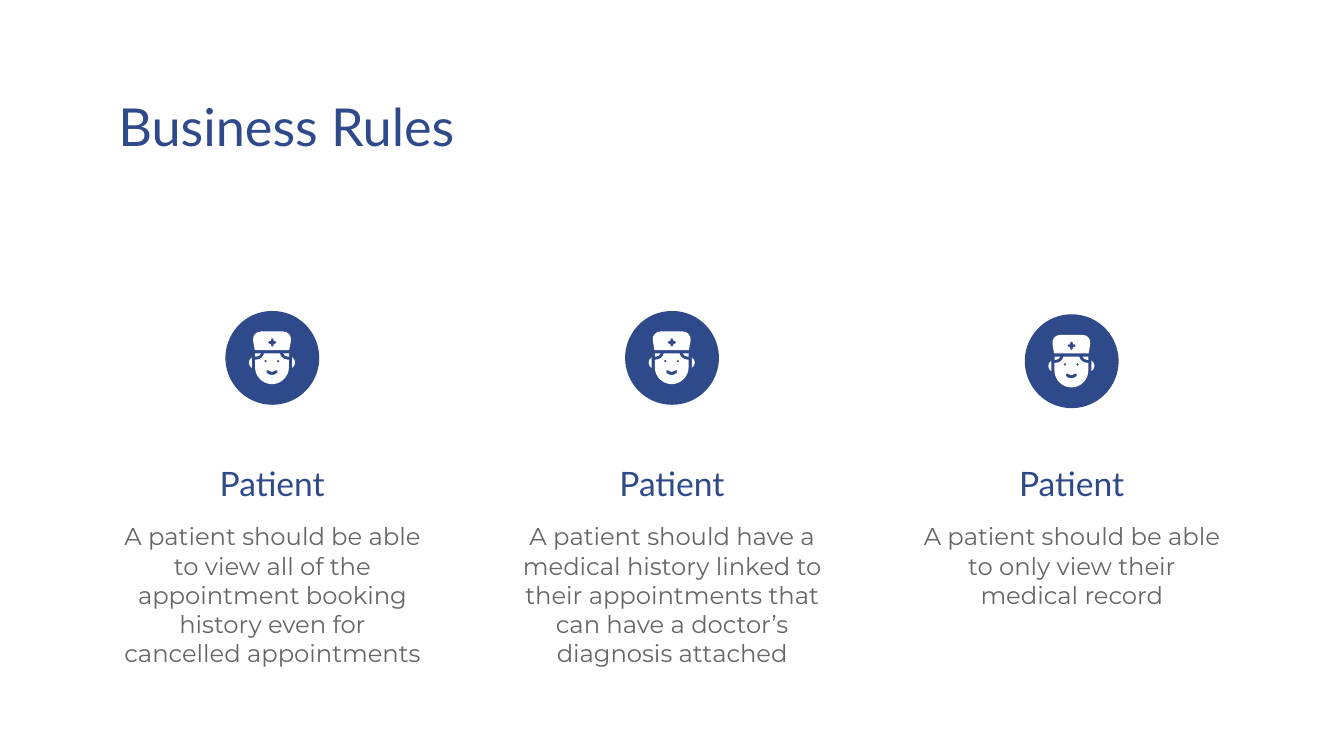
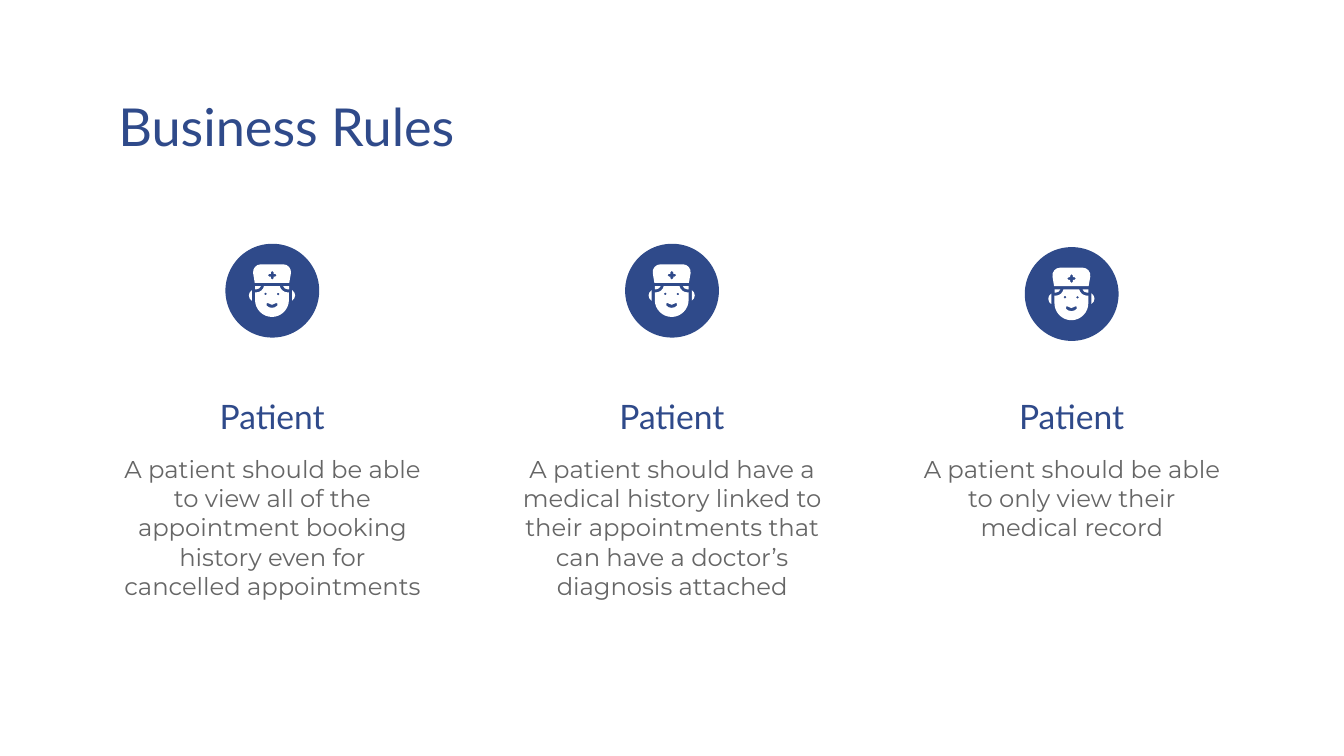
Before and after one commit to DoniaMetwalli/Hospital-System, a slide deck: slide 7 of PresentationV2.pptx. Drawn at 1344x756 pixels with LibreOffice and Linux fonts; fonts in the diff are those of the drawing. Boxes give left, top, right and bottom in pixels: in the first picture for what was removed or moved away, otherwise in the second. Text is boxed around its words. In the diff, an @@ line names an element or a change of style, - is before the commit and + after.

```diff
--- a/PresentationV2.pptx
+++ b/PresentationV2.pptx
@@ 5 freeform shapes moved together from (x1=249, y1=335, x2=1091, y2=368) to (x1=249, y1=267, x2=1091, y2=301) @@
@@ 13 freeform shapes, 3 titles, 3 subtitles, 3 ellipses moved together from (x1=124, y1=310, x2=1220, y2=667) to (x1=124, y1=243, x2=1220, y2=600) @@
```
Also in this commit, not shown: 7 other slides changed, 12 slides added.
